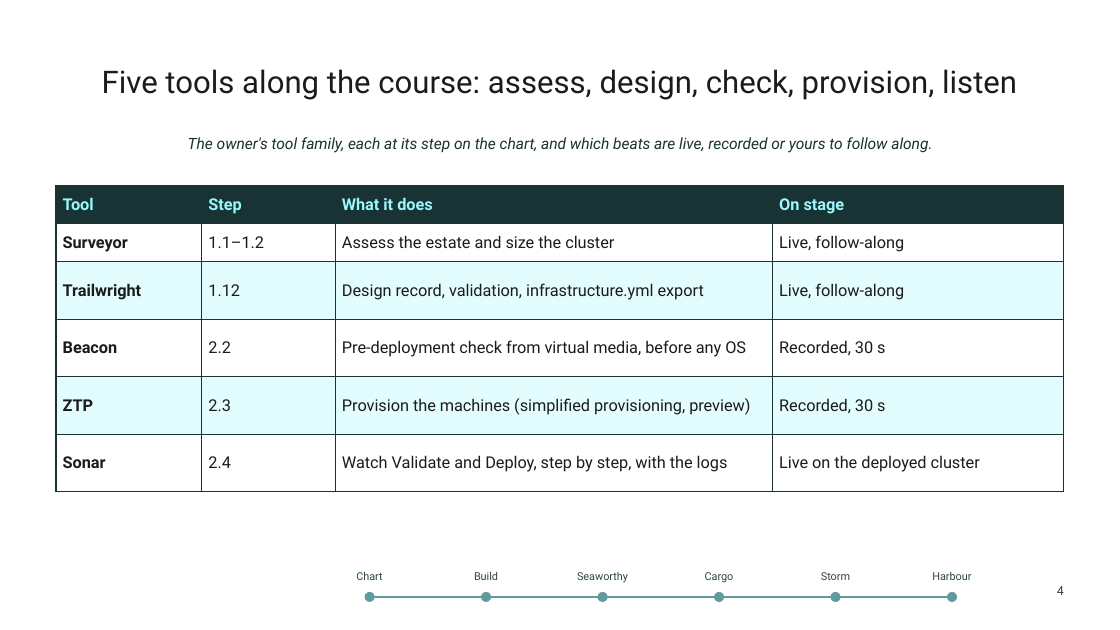
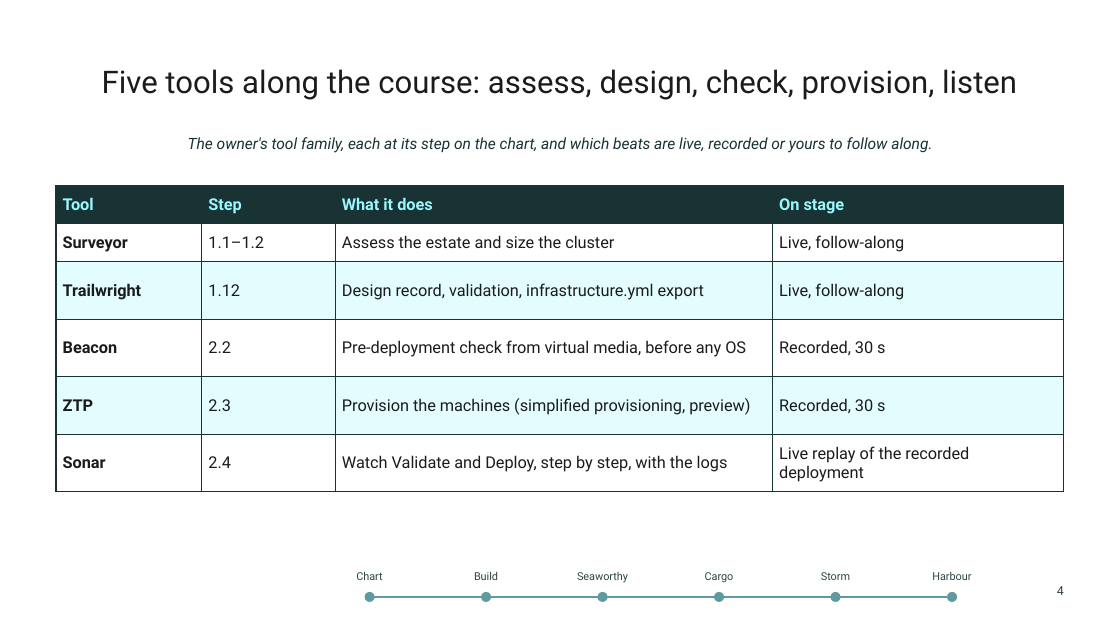
Before and after one commit to thisismydemo/nic2026_azl, a slide deck: slide 4 of presentation/Azure_Local_Discovery_to_Day2_NIC2026.pptx. Drawn at 1120x630 pixels with LibreOffice and Linux fonts; fonts in the diff are those of the drawing; background and template pictures are left out. Boxes give left, top, right and bottom in pixels: in the first picture for what was removed or moved away, otherwise in the second. Text is boxed around its words. In the diff, an @@ line names an element or a change of style, - is before the commit and + after.

```diff
--- a/presentation/Azure_Local_Discovery_to_Day2_NIC2026.pptx
+++ b/presentation/Azure_Local_Discovery_to_Day2_NIC2026.pptx
@@ table at (56,186,1063,492) @@
-row 6, column 4: Live on the deployed cluster
+row 6, column 4: Live replay of the recorded deployment
```
Also in this commit, not shown: 1 other file.
